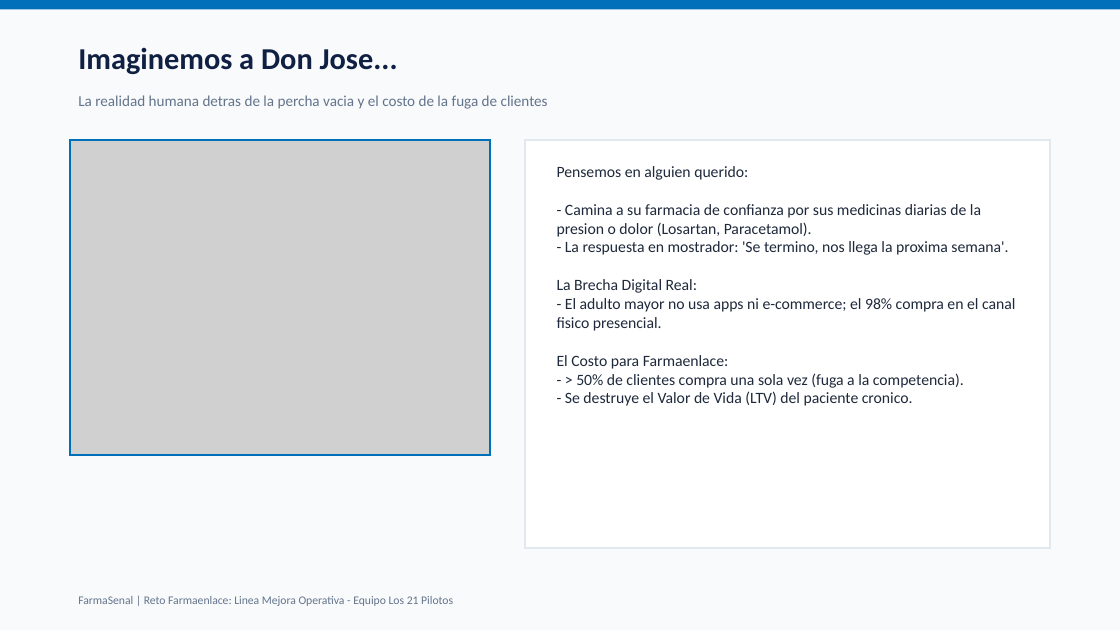
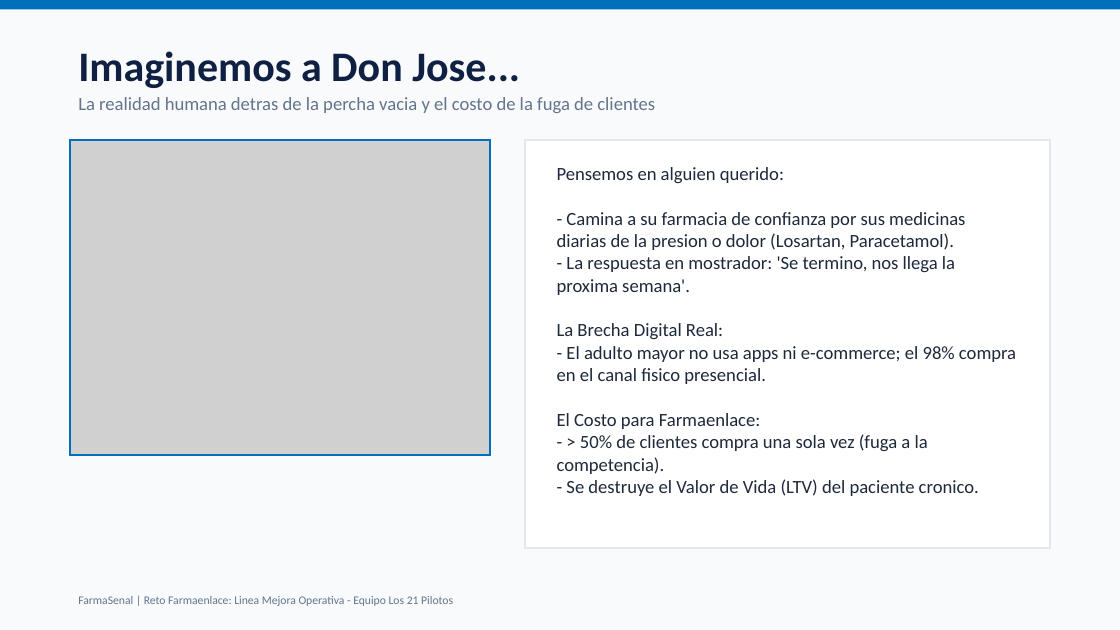
Before and after one commit to alfonso1031/Hackathon-ConnectatVentures-2026-Los21Pilotos, a slide deck: slide 1 of docs/FarmaSenal_Pitch_Presentacion.pptx (slide 2 before the commit). Drawn at 1120x630 pixels with LibreOffice and Linux fonts; fonts in the diff are those of the drawing; grey boxes stand for pictures. Boxes give left, top, right and bottom in pixels: in the first picture for what was removed or moved away, otherwise in the second. Text is boxed around its words. In the diff, an @@ line names an element or a change of style, - is before the commit and + after.

```diff
--- a/docs/FarmaSenal_Pitch_Presentacion.pptx
+++ b/docs/FarmaSenal_Pitch_Presentacion.pptx
@@ text "Imaginemos a Don Jose..." at box(78, 51, 520, 88): size 26 to 36 pt @@
@@ text "La realidad humana detras de ..." at box(78, 97, 655, 113): size 13 to 16 pt @@
@@ text "Pensemos en alguien querido:" at box(557, 167, 1016, 496): size 13.5 to 16 pt @@
```
Also in this commit, not shown: 5 other slides changed.
